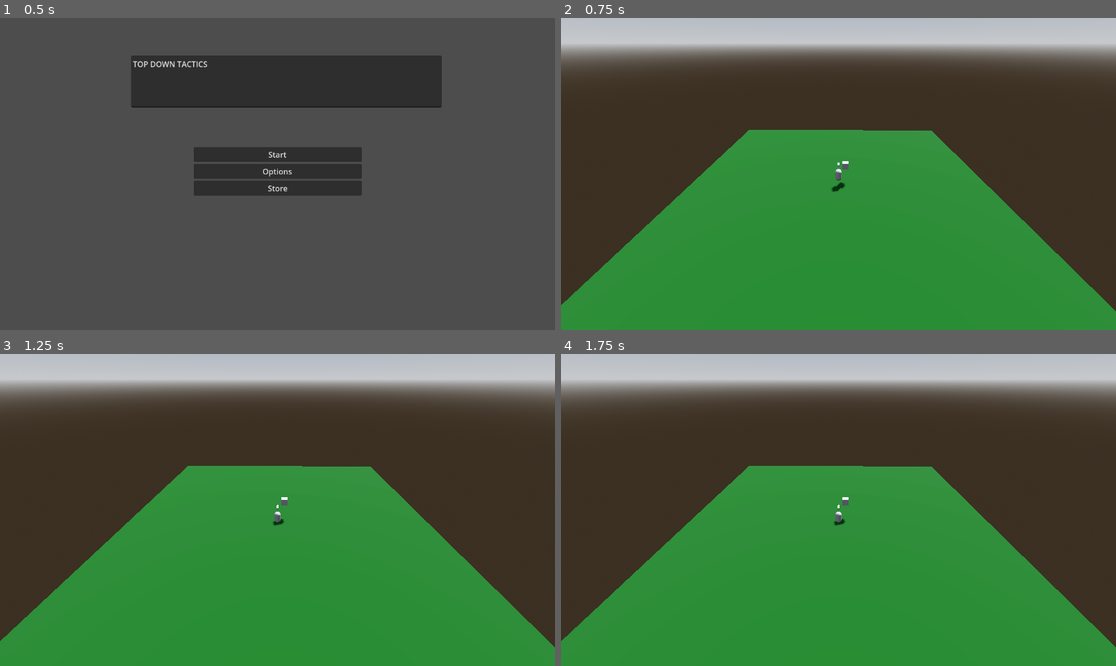
Above: before the commit, frames 1-4 (two rows, left to right).
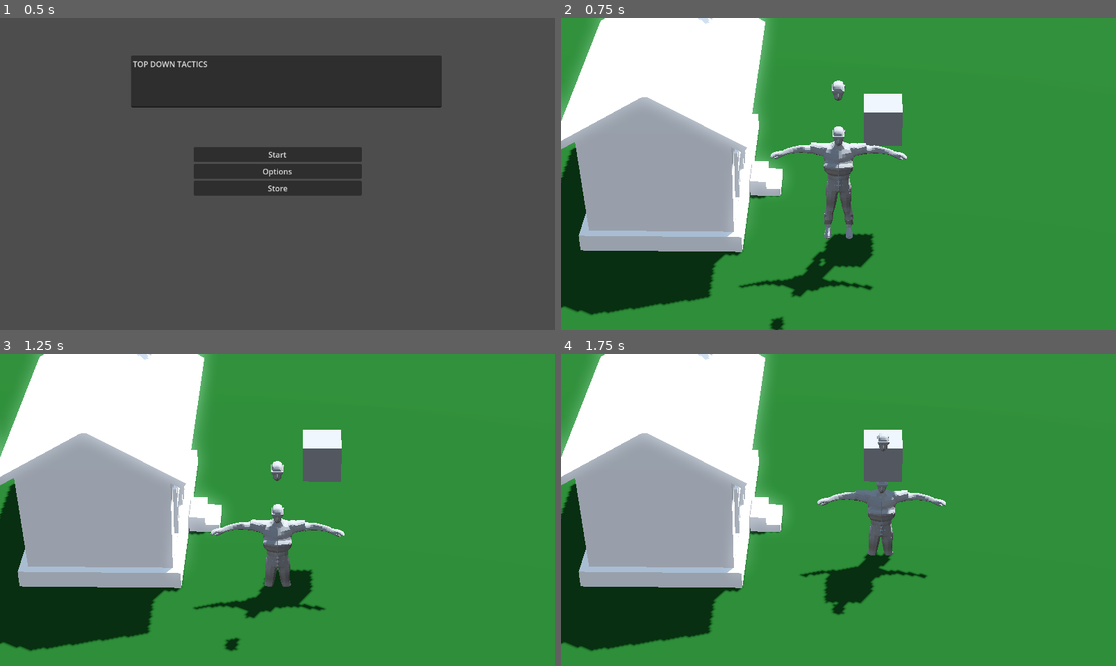
Above: after the commit, the same moments.

Repository: SonnieBays/Digi-game-thingiabob
Game: Godot game, scene res://menu.tscn
The game is run twice, just before and just after one commit, with the same random seed, the same clock (stepped at 60 frames per second) and the same inputs.
Inputs (mouse positions are in pixels of both pictures, inside the frame that each line leads up to):
- Up to frame 1 (0.5 s): no input
- Up to frame 2 (0.75 s): click "Start" at 0.5 s
- Up to frame 3 (1.25 s): no input
- Up to frame 4 (1.75 s): move the mouse to (960, 494) at 1.27 s; hold Right (ui_right) from 1.28 s (still down); click (960, 494) at 1.35 s

Frame 1 is identical in both runs. In frame 2, 68% of the frame differs, in the area x 0-100%, y 0-100%; in frame 3, 68%; in frame 4, 68%.
Error before the commit: Invalid access to property or key 'position' on a base object of type 'Dictionary'. (res://PlayerManager.gd:36)

Commit message:
added characters

Diff:
--- /dev/null
+++ b/node_3d.tscn
@@ -0,0 +1,8 @@
+[gd_scene load_steps=2 format=3 uid="uid://bmspx8ii1kcc4"]
+
+[ext_resource type="PackedScene" uid="uid://qwmqiygehbj4" path="res://hows.glb" id="1_mt6th"]
+
+[node name="Node3D" type="Node3D"]
+
+[node name="hows" parent="." instance=ExtResource("1_mt6th")]
+transform = Transform3D(1, 0, 0, 0, 1, 0, 0, 0, 1, -0.851984, 0, 3.76616)
--- a/world.tscn
+++ b/world.tscn
@@ -1,7 +1,10 @@
-[gd_scene load_steps=13 format=3 uid="uid://hdk311i8xp5e"]
+[gd_scene load_steps=14 format=3 uid="uid://csdyqngoippax"]
 
 [ext_resource type="Script" path="res://world.gd" id="1_h4i3v"]
 [ext_resource type="Script" path="res://PlayerManager.gd" id="1_t54i8"]
+[ext_resource type="ArrayMesh" uid="uid://drx4rhpmwpjaq" path="res://head.obj" id="3_j62w7"]
+[ext_resource type="ArrayMesh" uid="uid://bk0hrrywqf8ua" path="res://person assembled.obj" id="3_rk7ga"]
+[ext_resource type="PackedScene" uid="uid://qwmqiygehbj4" path="res://hows.glb" id="4_n8i8h"]
 
 [sub_resource type="ProceduralSkyMaterial" id="ProceduralSkyMaterial_mjs4l"]
 sky_horizon_color = Color(0.64625, 0.65575, 0.67075, 1)
@@ -29,11 +32,6 @@
 [sub_resource type="ConcavePolygonShape3D" id="ConcavePolygonShape3D_uq0k8"]
 data = PackedVector3Array(25, 0, 25, -25, 0, 25, 25, 0, -25, -25, 0, 25, -25, 0, -25, 25, 0, -25)
 
-[sub_resource type="BoxMesh" id="BoxMesh_e7031"]
-size = Vector3(0.25, 0.25, 1)
-
-[sub_resource type="CapsuleMesh" id="CapsuleMesh_wjir6"]
-
 [sub_resource type="CapsuleShape3D" id="CapsuleShape3D_v07f2"]
 
 [node name="world" type="Node3D"]
@@ -48,6 +46,7 @@
 
 [node name="Camera3D" type="Camera3D" parent="."]
 transform = Transform3D(0.999881, -0.00834129, 0.0129566, 0, 0.840823, 0.541311, -0.0154094, -0.541246, 0.840723, 0.423339, 17.6866, 27.4695)
+fov = 14.0
 
 [node name="CSGBox3D" type="CSGBox3D" parent="."]
 transform = Transform3D(1, 0, 0, 0, 1, 0, 0, 0, 1, 1.14705, 0.766468, -1.47969)
@@ -71,13 +70,16 @@
 navigation_agent = NodePath("NavigationAgent3D")
 
 [node name="Head" type="MeshInstance3D" parent="Player"]
-transform = Transform3D(1, 0, 0, 0, 1, 0, 0, 0, 1, 2.08165e-12, 1.598, -0.5)
-mesh = SubResource("BoxMesh_e7031")
+transform = Transform3D(1, 0, 0, 0, 1, 0, 0, 0, 1, 2.08165e-12, 1.598, 0.539765)
+mesh = ExtResource("3_j62w7")
 
 [node name="Body" type="MeshInstance3D" parent="Player"]
-mesh = SubResource("CapsuleMesh_wjir6")
+mesh = ExtResource("3_rk7ga")
 
 [node name="CollisionShape3D" type="CollisionShape3D" parent="Player"]
 shape = SubResource("CapsuleShape3D_v07f2")
 
 [node name="NavigationAgent3D" type="NavigationAgent3D" parent="Player"]
+
+[node name="hows" parent="." instance=ExtResource("4_n8i8h")]
+transform = Transform3D(1, 0, 0, 0, 1, 0, 0, 0, 1, -4.72587, -2.39652, -3.08895)
Not shown: 1 places in Scene1.tscn that only renumber resources
Not shown, added: head.obj
Not shown, added: head.obj.import
Binary file added: hows.glb
Not shown, added: hows.glb.import
Not shown: 1 places in options.tscn that only renumber resources
Not shown, added: person assembled headless.obj
Not shown, added: person assembled headless.obj.import
Binary file added: person assembled.glb
Not shown, added: person assembled.glb.import
Not shown, added: person assembled.obj
Not shown, added: person assembled.obj.import
(and 1 more such lines)
